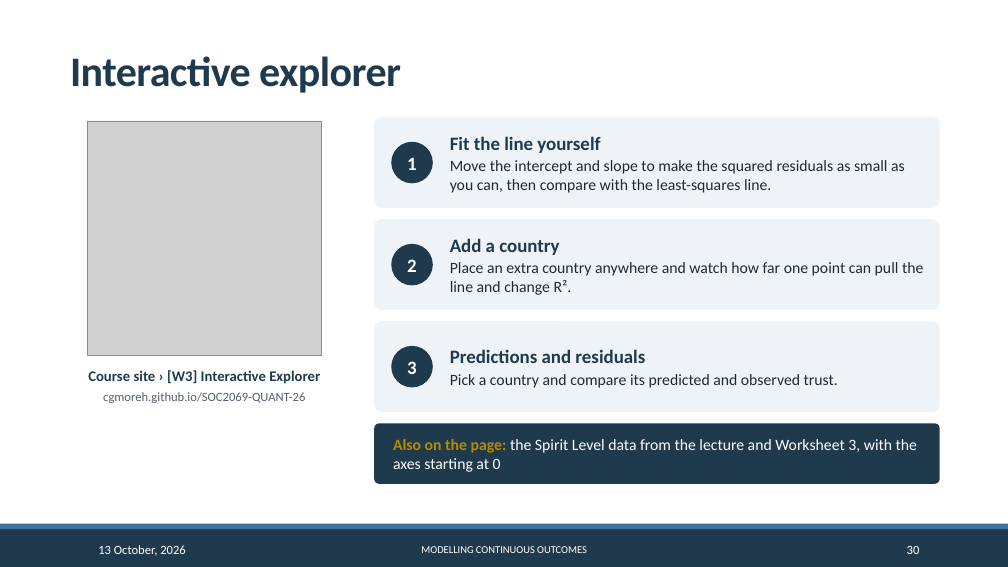
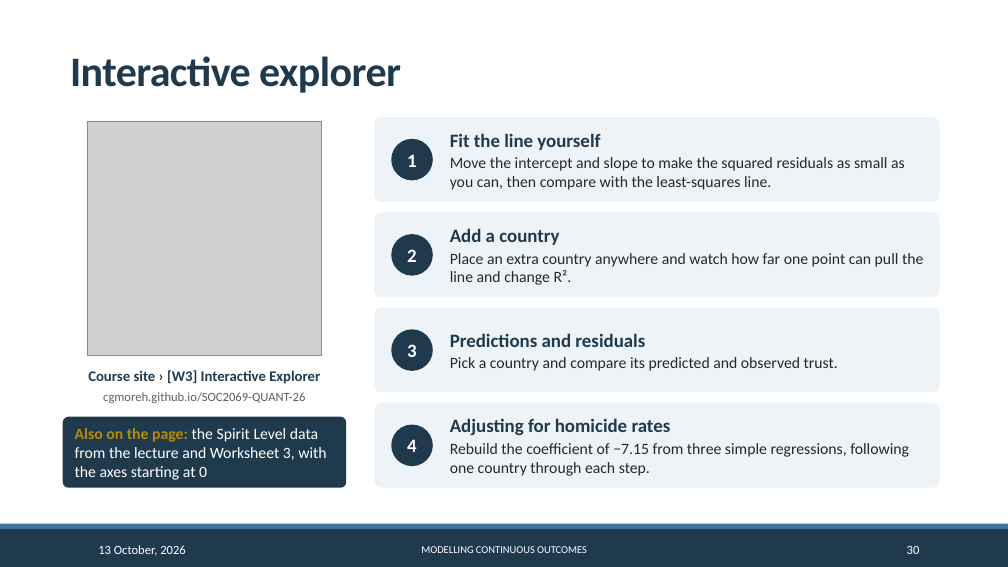
Before and after one commit to CGMoreh/SOC2069-QUANT-26, a slide deck: slide 30 of Materials/Slides/slides_w3.pptx. Drawn at 1008x567 pixels with LibreOffice and Linux fonts; fonts in the diff are those of the drawing; grey boxes stand for pictures; background and template pictures are left out. Boxes give left, top, right and bottom in pixels: in the first picture for what was removed or moved away, otherwise in the second. Text is boxed around its words. In the diff, an @@ line names an element or a change of style, - is before the commit and + after.

```diff
--- a/Materials/Slides/slides_w3.pptx
+++ b/Materials/Slides/slides_w3.pptx
@@ rounded rectangle resized from (x1=374, y1=117, x2=940, y2=208) to (x1=374, y1=117, x2=940, y2=202) @@
@@ rounded rectangle resized from (x1=374, y1=219, x2=940, y2=310) to (x1=374, y1=212, x2=940, y2=297) @@
@@ ellipse "2" moved from (x1=391, y1=244, x2=433, y2=286) to (x1=391, y1=234, x2=433, y2=276) @@
@@ text "Add a country" moved from (x1=450, y1=238, x2=923, y2=295) to (x1=450, y1=228, x2=923, y2=285) @@
@@ rounded rectangle resized from (x1=374, y1=321, x2=940, y2=412) to (x1=374, y1=308, x2=940, y2=392) @@
@@ text "Predictions and residuals" moved from (x1=450, y1=349, x2=838, y2=388) to (x1=450, y1=333, x2=838, y2=371) @@
@@ ellipse "3" moved from (x1=391, y1=346, x2=433, y2=387) to (x1=391, y1=330, x2=433, y2=371) @@
@@ rounded rectangle resized from (x1=374, y1=423, x2=940, y2=484) to (x1=63, y1=417, x2=346, y2=488) @@
@@ text "Also on the page: the ..." rewrapped from (x1=393, y1=439, x2=917, y2=472) to (x1=75, y1=428, x2=326, y2=480) @@
@@ rounded rectangle added at (x1=374, y1=403, x2=940, y2=488), fill #EEF3F7 @@
@@ text added at (x1=450, y1=418, x2=909, y2=476), 15 pt, text #1F2A33 @@
+Adjusting for homicide rates
+Rebuild the coefficient of −7.15 from three simple regressions, following one country through each step.
@@ ellipse added at (x1=391, y1=425, x2=433, y2=467), fill #1F394D, 18 pt, text #FFFFFF, bold @@
+4
```
Also in this commit, not shown: 35 other files.
